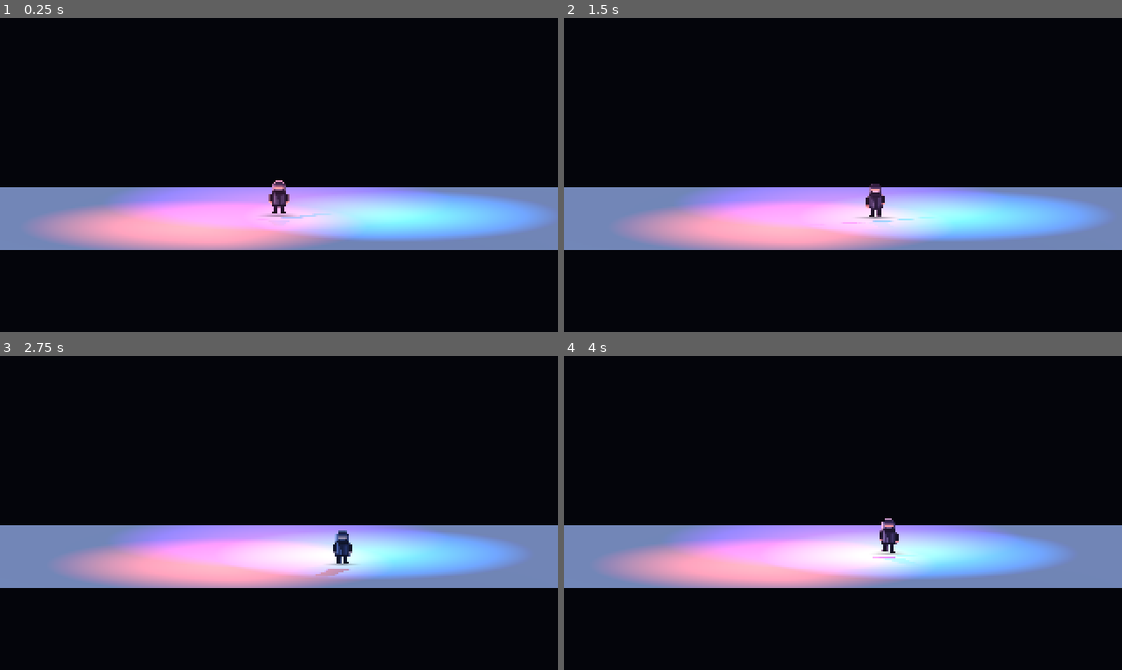
Above: before the commit, frames 1-4 (two rows, left to right).
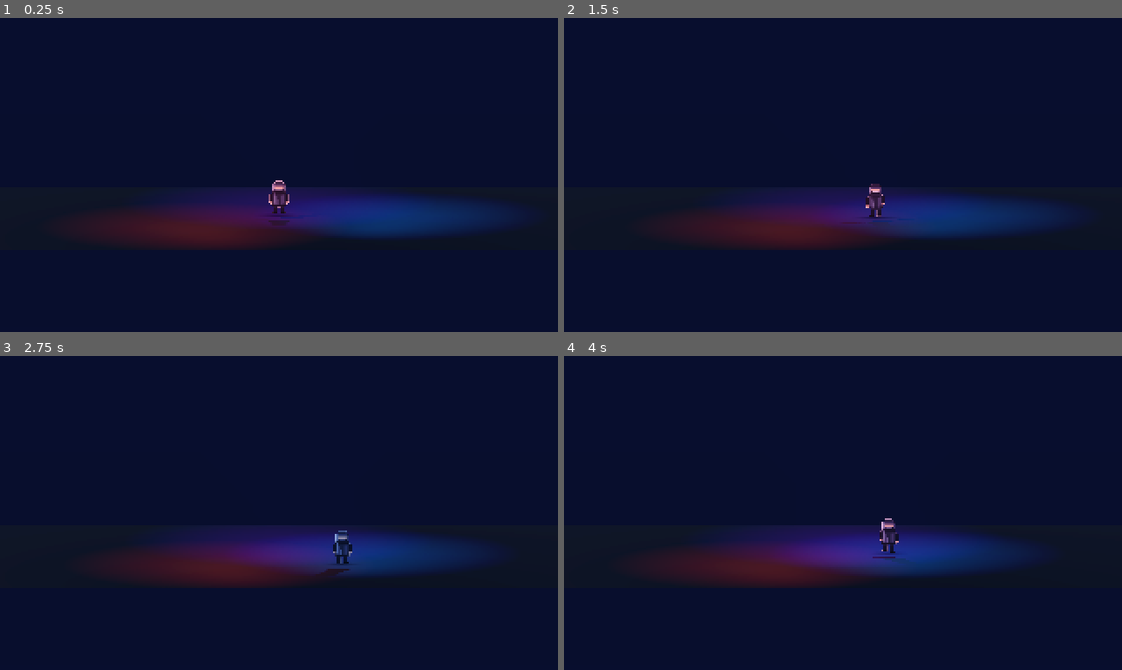
Above: after the commit, the same moments.

Repository: s1nnrockk/PIXELBOUND
Game: Godot game, scene res://scenes/test_lighting.tscn
Same seed, same stepped clock (60 frames per second), same inputs: the game is played once before the commit and once after it.
Inputs:
- Up to frame 1 (0.25 s): no input
- Up to frame 2 (1.5 s): tap Enter at 0.5 s; hold Right (ui_right) 0.53-1.28 s; hold Shift 0.53-1.28 s; hold Down (ui_down) from 1.28 s (still down); tap Shift at 1.35 s
- Up to frame 3 (2.75 s): release Down (ui_down) at 2.03 s; hold Right (ui_right) from 2.03 s (still down); hold Shift from 2.03 s (still down)
- Up to frame 4 (4 s): release Right (ui_right) at 2.78 s; release Shift at 2.78 s; hold Up (ui_up) 2.78-3.53 s; tap Shift at 2.85 s; hold Left (ui_left) from 3.53 s (still down); hold Shift from 3.53 s (still down)

The runs differ from the first frame. In frame 1, 100% of the frame differs, in the area x 0-100%, y 0-100%; in frame 2, 100%; in frame 3, 100%; in frame 4, 100%.

Commit message:
Tune scene lighting, floor material and shadow softness

Diff:
--- a/scenes/test_lighting.tscn
+++ b/scenes/test_lighting.tscn
@@ -1,51 +1,78 @@
-[gd_scene load_steps=5 format=3]
+[gd_scene load_steps=6 format=3]
+
 [ext_resource type="Script" path="res://scripts/lighting_test.gd" id="1"]
 [ext_resource type="Script" path="res://scripts/stealth_character.gd" id="2"]
+
 [sub_resource type="Environment" id="Environment"]
-background_mode=1
-background_color=Color(0.015,0.02,0.045,1)
-ambient_light_source=3
-ambient_light_color=Color(0.22,0.25,0.38,1)
-ambient_light_energy=0.35
-tonemap_mode=2
+background_mode = 1
+background_color = Color(0.012, 0.016, 0.038, 1)
+ambient_light_source = 3
+ambient_light_color = Color(0.2, 0.24, 0.38, 1)
+ambient_light_energy = 0.28
+tonemap_mode = 2
+glow_enabled = true
+glow_intensity = 0.35
+glow_bloom = 0.08
+
 [sub_resource type="PlaneMesh" id="PlaneMesh"]
-size=Vector2(14,9)
+size = Vector2(14, 9)
+
+[sub_resource type="StandardMaterial3D" id="FloorMaterial"]
+albedo_color = Color(0.035, 0.045, 0.075, 1)
+roughness = 0.92
+metallic = 0.0
+
 [node name="LightingTest" type="Node3D"]
-script=ExtResource("1")
+script = ExtResource("1")
+
 [node name="WorldEnvironment" type="WorldEnvironment" parent="."]
-environment=SubResource("Environment")
+environment = SubResource("Environment")
+
 [node name="Camera3D" type="Camera3D" parent="."]
-position=Vector3(0,2.2,7.8)
-rotation=Vector3(-0.16,0,0)
-current=true
-projection=1
-size=7.2
+position = Vector3(0, 2.2, 7.8)
+rotation = Vector3(-0.16, 0, 0)
+current = true
+projection = 1
+size = 7.2
+
 [node name="Floor" type="MeshInstance3D" parent="."]
-position=Vector3(0,-0.08,0)
-mesh=SubResource("PlaneMesh")
-cast_shadow=0
+position = Vector3(0, -0.08, 0)
+mesh = SubResource("PlaneMesh")
+material_override = SubResource("FloorMaterial")
+cast_shadow = 0
+
 [node name="Character" type="CharacterBody3D" parent="."]
-script=ExtResource("2")
+script = ExtResource("2")
+
 [node name="KeyLight" type="DirectionalLight3D" parent="."]
-rotation=Vector3(-0.9,-0.6,0)
-light_color=Color(0.68,0.78,1,1)
-light_energy=0.8
-shadow_enabled=true
+rotation = Vector3(-0.9, -0.6, 0)
+light_color = Color(0.68, 0.78, 1, 1)
+light_energy = 0.8
+shadow_enabled = true
+shadow_blur = 1.5
+directional_shadow_mode = 1
+directional_shadow_max_distance = 14.0
+
 [node name="WarmLight" type="OmniLight3D" parent="."]
-position=Vector3(-2.1,1.7,1.2)
-light_color=Color(1,0.28,0.12,1)
-light_energy=2.4
-omni_range=4.5
-shadow_enabled=true
+position = Vector3(-2.1, 1.7, 1.2)
+light_color = Color(1, 0.28, 0.12, 1)
+light_energy = 2.4
+omni_range = 4.5
+shadow_enabled = true
+shadow_blur = 2.0
+
 [node name="CyanLight" type="OmniLight3D" parent="."]
-position=Vector3(2.1,1.6,-0.4)
-light_color=Color(0.12,0.55,1,1)
-light_energy=2.6
-omni_range=4.2
-shadow_enabled=true
+position = Vector3(2.1, 1.6, -0.4)
+light_color = Color(0.12, 0.55, 1, 1)
+light_energy = 2.6
+omni_range = 4.2
+shadow_enabled = true
+shadow_blur = 2.0
+
 [node name="PurpleLight" type="OmniLight3D" parent="."]
-position=Vector3(0,2.4,-2.3)
-light_color=Color(0.62,0.18,1,1)
-light_energy=1.8
-omni_range=4.8
-shadow_enabled=true
+position = Vector3(0, 2.4, -2.3)
+light_color = Color(0.62, 0.18, 1, 1)
+light_energy = 1.8
+omni_range = 4.8
+shadow_enabled = true
+shadow_blur = 2.0
